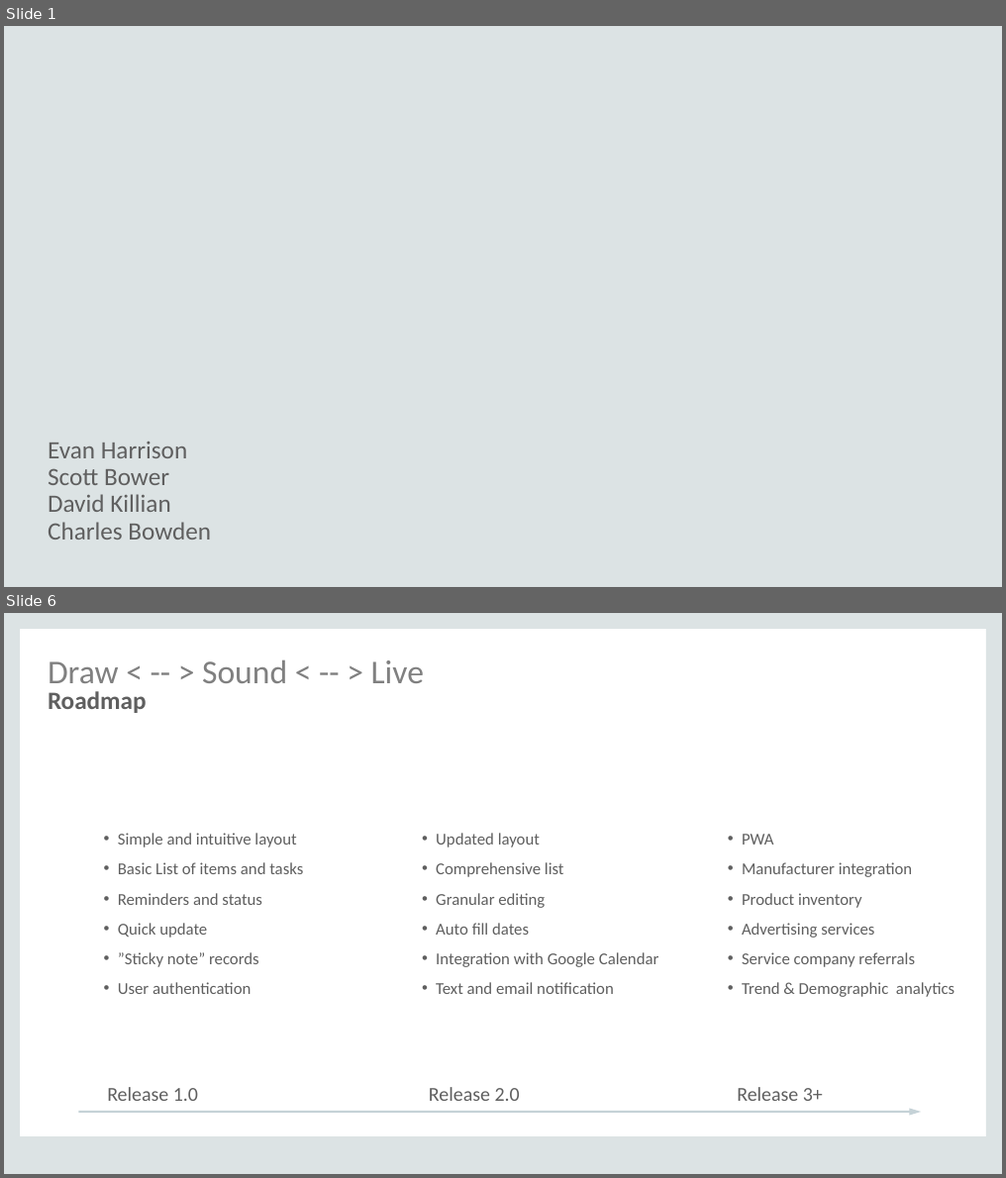
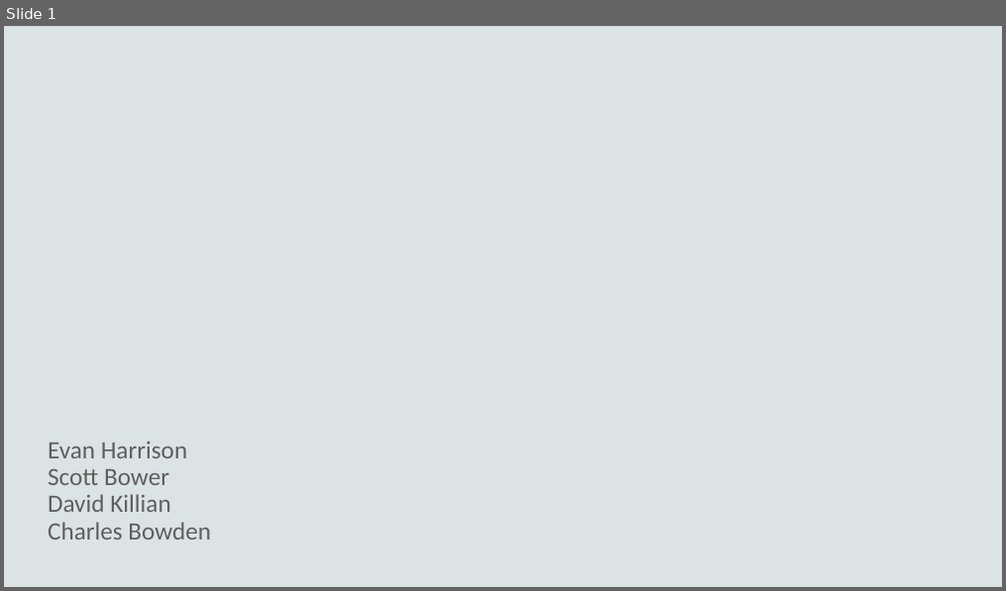
Before and after one commit to DSEapps/draw-sound-live, a slide deck: docs/draw-sound-live-v1.pptx. Shown one above the other, each under a label of ours: slides 1 and 6 before the commit, slide 1 after it; the slides between them are not shown. The pictures are 1006x1178 and 1006x591 pixels, drawn with LibreOffice and Linux fonts; fonts in the diff are those of the drawing; background and template pictures are left out. Boxes give left, top, right and bottom in pixels: in the first picture for what was removed or moved away, otherwise in the second. Text is boxed around its words. In the diff, an @@ line names an element or a change of style, - is before the commit and + after.

```diff
--- a/docs/draw-sound-live-v1.pptx
+++ b/docs/draw-sound-live-v1.pptx
@@ slide 6 removed at [4, 613, 1002, 1174], background #FFFFFF @@
@@ group removed at [4, 613, 1002, 1174]: 4 rectangles @@
@@ title removed at [48, 660, 424, 713] @@
-Draw < -- > Sound < -- > Live
-Roadmap
@@ text removed at [118, 833, 303, 994] @@
-• Simple and intuitive layout
-• Basic List of items and tasks
-• Reminders and status
-• Quick update
-• ”Sticky note” records
-• User authentication
@@ text removed at [436, 833, 659, 994] @@
-• Updated layout
-• Comprehensive list
-• Granular editing
-• Auto fill dates
-• Integration with Google Calendar
-• Text and email notification
@@ text removed at [742, 834, 954, 997] @@
-• PWA
-• Manufacturer integration
-• Product inventory
-• Advertising services
-• Service company referrals
-• Trend & Demographic analytics
@@ text removed at [107, 1087, 198, 1101] @@
-Release 1.0
@@ text removed at [429, 1087, 520, 1101] @@
-Release 2.0
@@ text removed at [737, 1087, 823, 1101] @@
-Release 3+
@@ arrow removed from (79, 1112) to (921, 1112) @@
```
Also in this commit, not shown: 3 slides changed, 2 slides added, 2 other slides removed, 1 other file.
